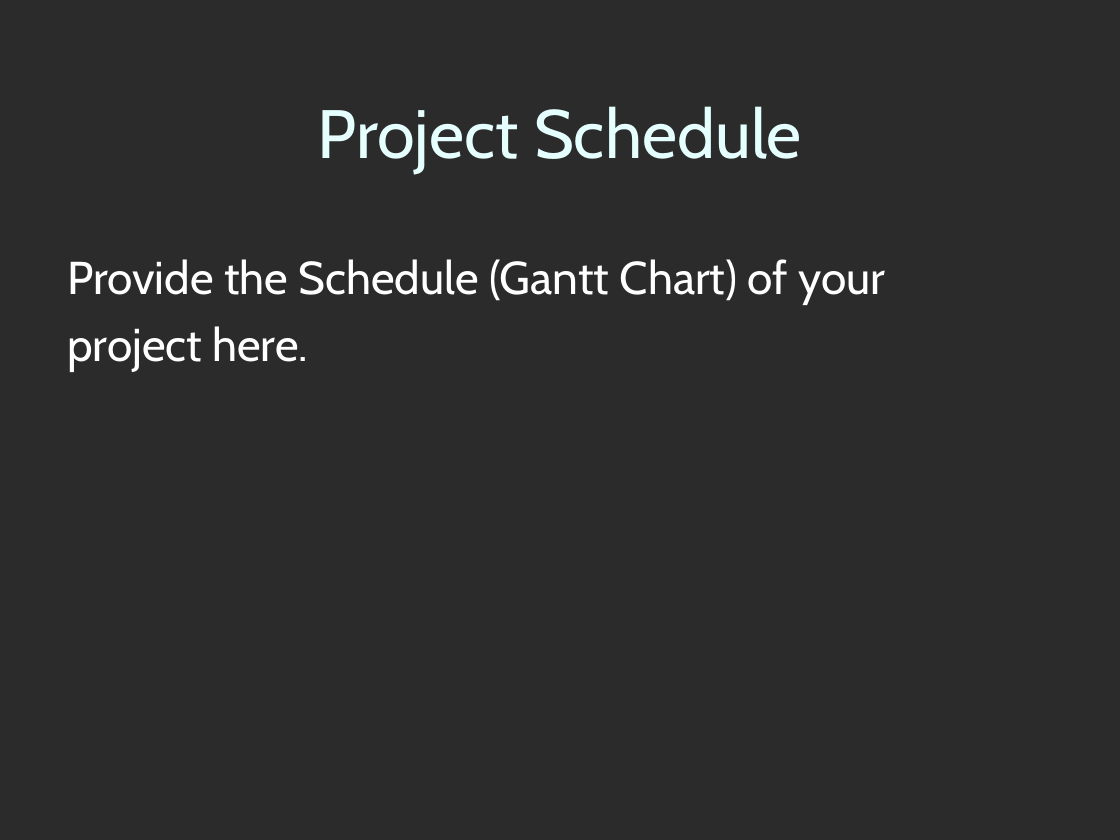
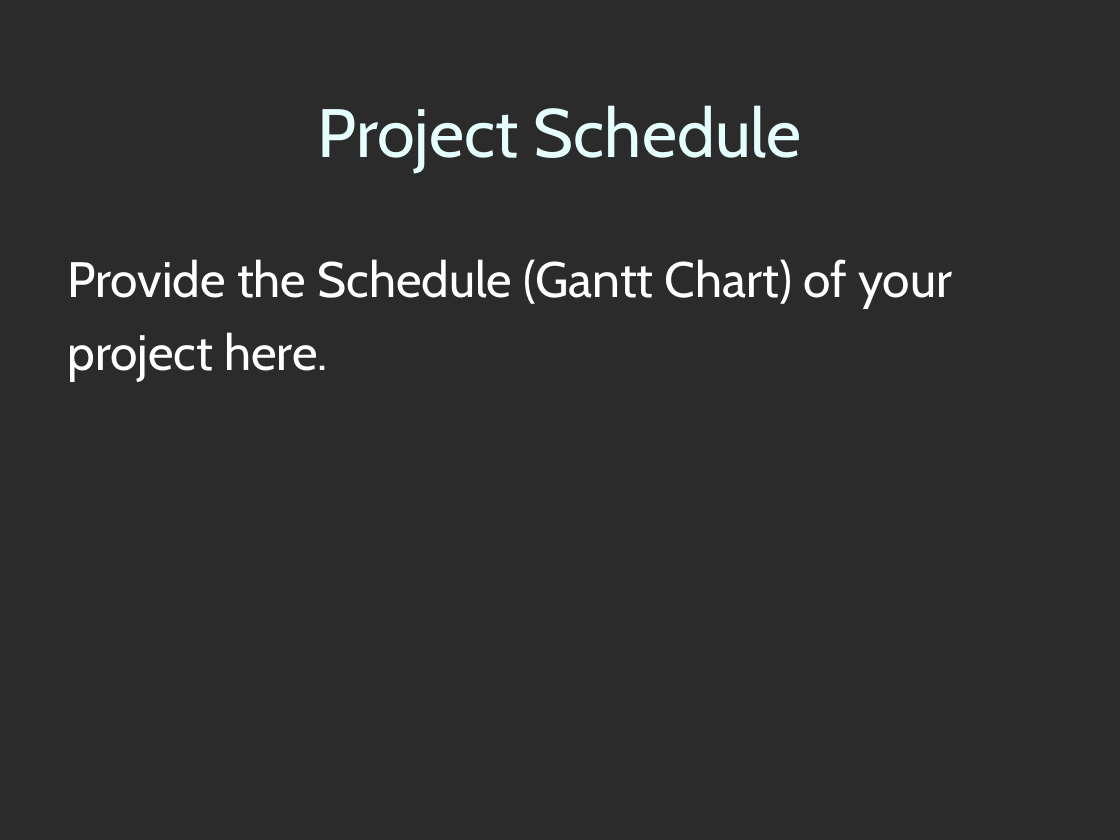
Before and after one commit to alihussainia/Spam-Email-Classification-Project, a slide deck: slide 12 of CS619_Project/FinalDeliverables/3-SamplePresentation.ppt (slide 10 before the commit). Drawn at 1120x840 pixels with LibreOffice and Linux fonts; fonts in the diff are those of the drawing; background and template pictures are left out; a plain dark background stands for a picture behind light text. Boxes give left, top, right and bottom in pixels: in the first picture for what was removed or moved away, otherwise in the second. Text is boxed around its words. In the diff, an @@ line names an element or a change of style, - is before the commit and + after.

```diff
--- a/CS619_Project/FinalDeliverables/3-SamplePresentation.ppt
+++ b/CS619_Project/FinalDeliverables/3-SamplePresentation.ppt
@@ text "Provide the Schedule (Gantt Chart) ..." at (67,259,952,380): size 29.6 to 32 pt; indent changed @@
```
Also in this commit, not shown: 5 other slides changed, 5 slides added, 3 slides removed, 1 other file.
